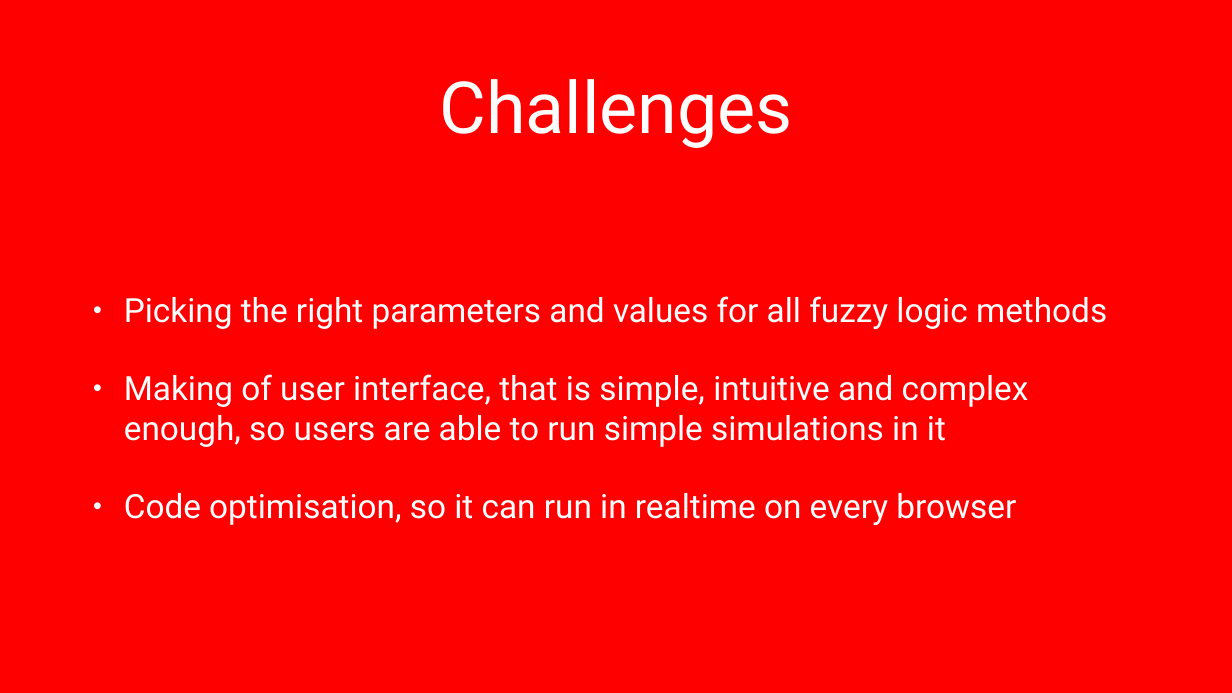
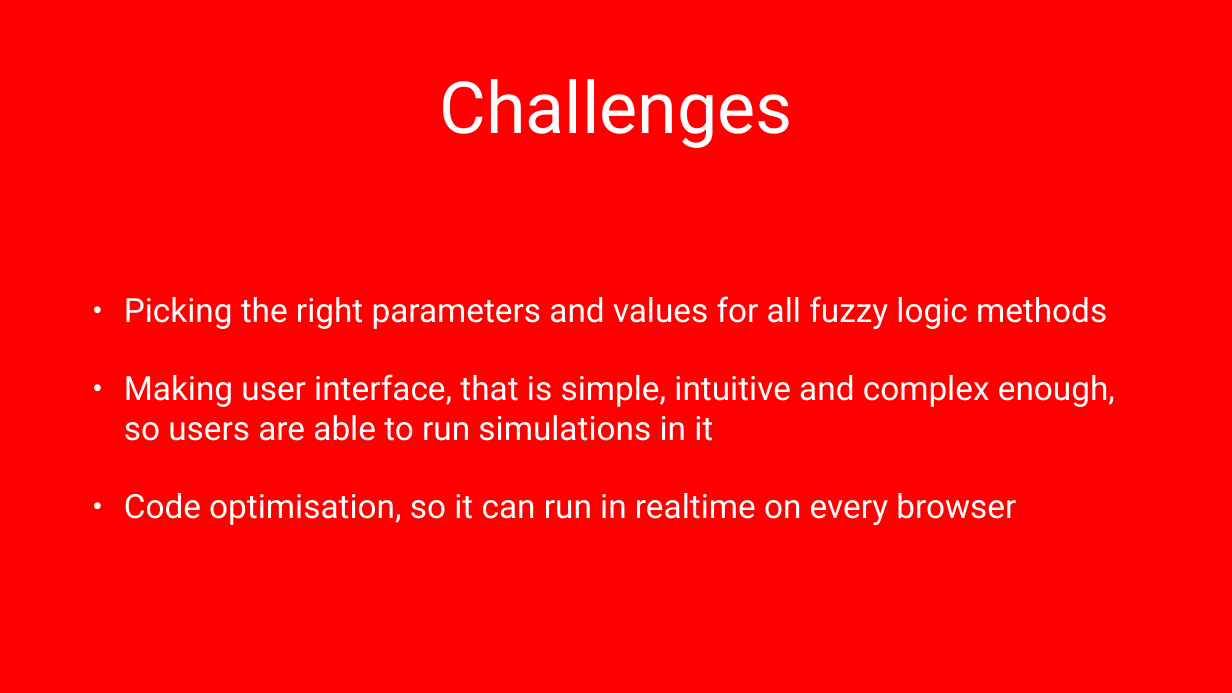
Before and after one commit to Blarc/crowd-evacuation, a slide deck: slide 13 of presentation/Crowd_simulation_sv.pptx. Drawn at 1232x693 pixels with LibreOffice and Linux fonts; fonts in the diff are those of the drawing; background and template pictures are left out. Boxes give left, top, right and bottom in pixels: in the first picture for what was removed or moved away, otherwise in the second. Text is boxed around its words. In the diff, an @@ line names an element or a change of style, - is before the commit and + after.

```diff
--- a/presentation/Crowd_simulation_sv.pptx
+++ b/presentation/Crowd_simulation_sv.pptx
@@ text at bbox=[124, 374, 1115, 441]: text changed @@
-• Making of user interface, that is simple, intuitive and complex enough, so users are able to run simple simulations in it
+• Making user interface, that is simple, intuitive and complex enough, so users are able to run simulations in it
```
Also in this commit, not shown: 5 other slides changed, 1 other file.
